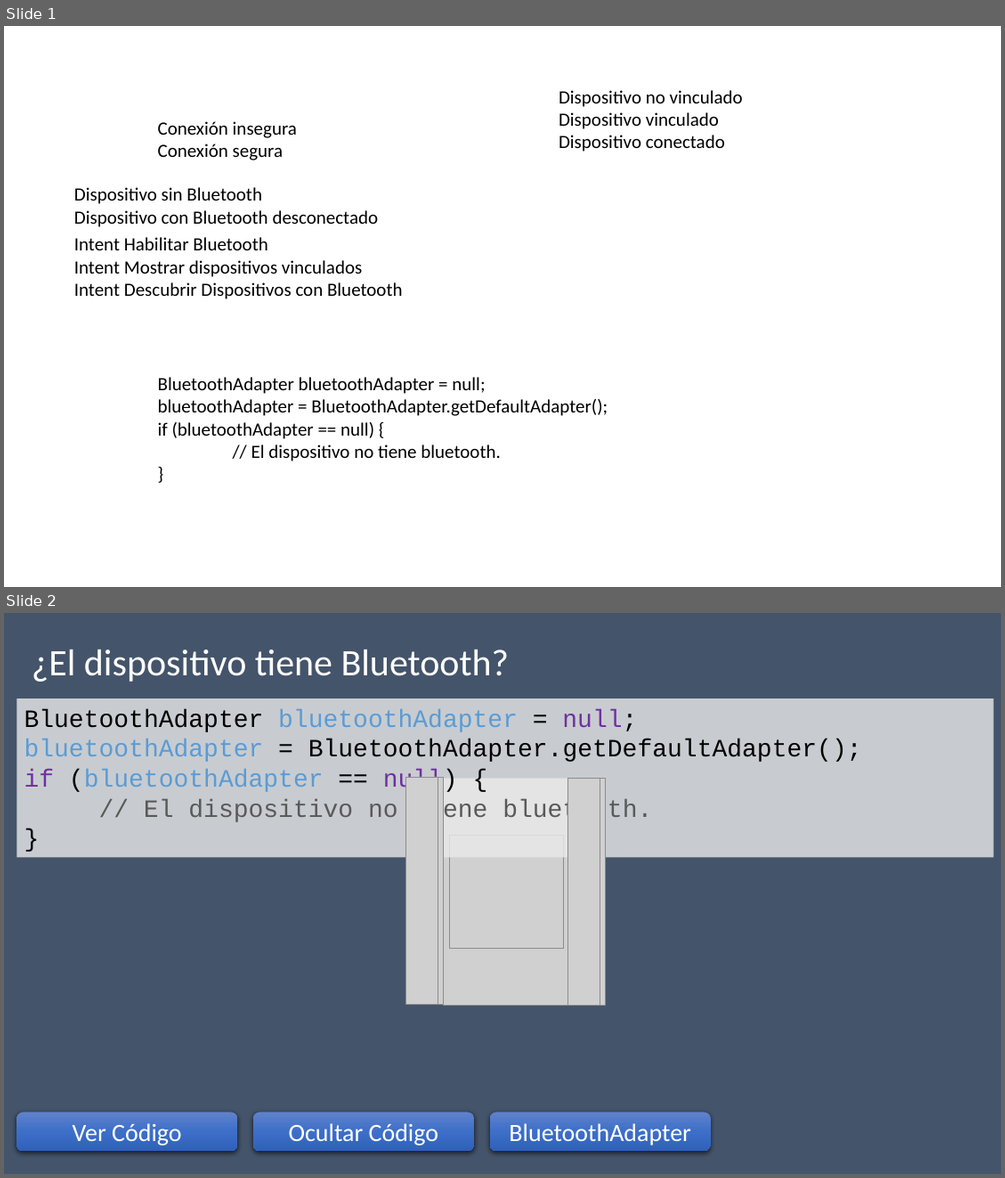
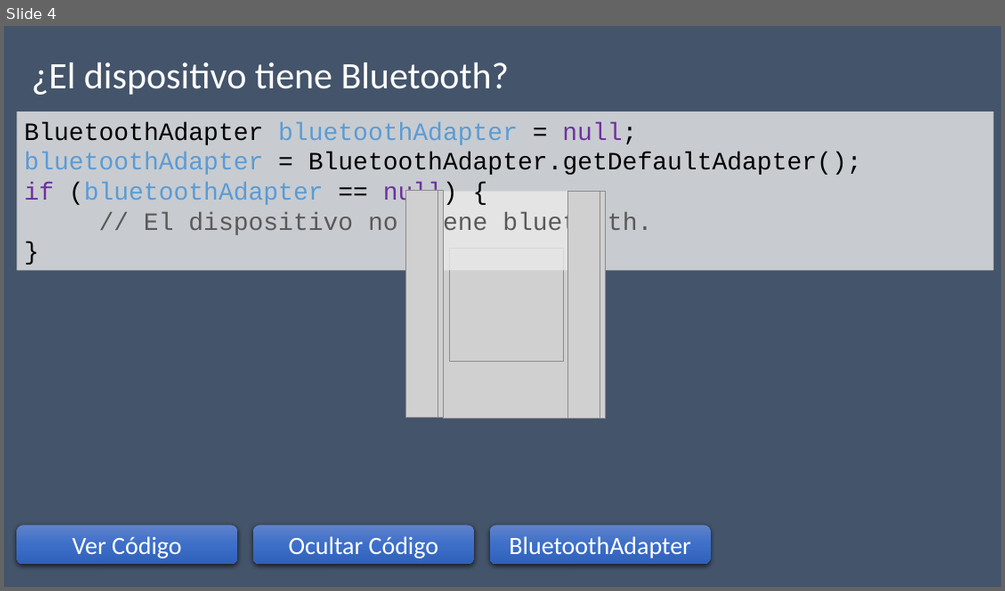
Before and after one commit to josecullen/android, a slide deck: Android Bluetooth.pptx. Shown one above the other, each under a label of ours: slides 1 and 2 before the commit, slide 4 after it. The pictures are 1005x1178 and 1005x591 pixels, drawn with LibreOffice and Linux fonts; fonts in the diff are those of the drawing; grey boxes stand for pictures. Boxes give left, top, right and bottom in pixels: in the first picture for what was removed or moved away, otherwise in the second. Text is boxed around its words. In the diff, an @@ line names an element or a change of style, - is before the commit and + after.

Commit message:
Se actualiza la PPT de bluetooth

```diff
--- a/Android Bluetooth.pptx
+++ b/Android Bluetooth.pptx
@@ slide 1 removed at (4,26,1001,587), background #FFFFFF @@
@@ text removed at (558,90,743,151) @@
-Dispositivo no vinculado
-Dispositivo vinculado
-Dispositivo conectado
@@ text removed at (158,121,297,160) @@
-Conexión insegura
-Conexión segura
@@ text removed at (74,187,379,227) @@
-Dispositivo sin Bluetooth
-Dispositivo con Bluetooth desconectado
@@ text removed at (74,237,403,299) @@
-Intent Habilitar Bluetooth
-Intent Mostrar dispositivos vinculados
-Intent Descubrir Dispositivos con Bluetooth
@@ text removed at (158,377,607,461) @@
-BluetoothAdapter bluetoothAdapter = null;
-bluetoothAdapter = BluetoothAdapter.getDefaultAdapter();
-if (bluetoothAdapter == null) {
-// El dispositivo no tiene bluetooth.
-}
@@ what was slide 2 is now slide 4 @@
```
Also in this commit, not shown: 2 slides changed, 8 slides added, 1 other file.
